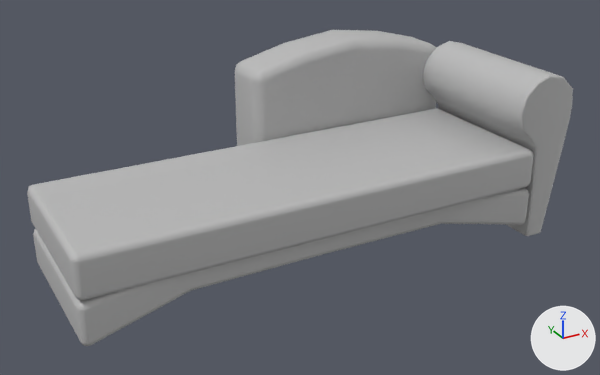
A saved change to the FBX model Assets/Models/Objects/ShrinkingObjects/Sofa3_4EDT.fbx.
Camera for both pictures: a 50 mm camera at (-0.0598, -0.0972, 0.0682) aimed at (0.0031, 0.0172, 0.011). Lighting does not change. The marker at lower right points along +X, +Y and +Z. Both versions are drawn at full value of the shape key 'Sofa2Upper2' of 'Sofa2Upper'; the numbers are the values there. Vertices at the same position are counted once.

Names of what the first picture shows: 'Sofa2RexEdt', 'Sofa2Upper', 'Sofa2Upper1', 'sofaArmFloat'.
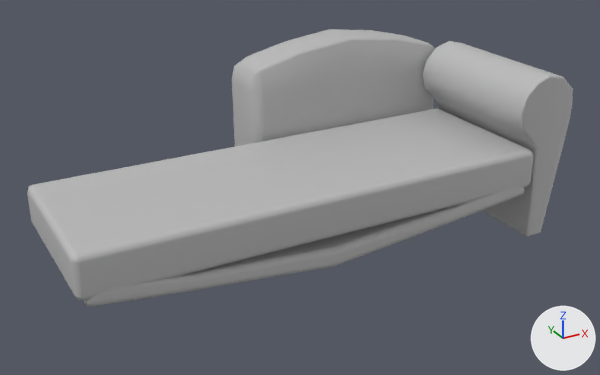
Location of each change, (x1, y1, x2, y2) in pixels of the pictures (600 x 375 px):
'Sofa2RexEdt', reshaped
    before: (235, 30, 436, 146)
    after: (232, 29, 435, 146)
'Sofa2Upper', reshaped
    before: (33, 188, 529, 346)
    after: (83, 186, 525, 306)

Patch to the scene script:
```diff
--- a/Assets/Models/Objects/ShrinkingObjects/Sofa3_4EDT.fbx.py
+++ b/Assets/Models/Objects/ShrinkingObjects/Sofa3_4EDT.fbx.py
@@ me_mesh @@
 # used by ob_sofa2rexedt; parent = ob_sofa2; location = (0.0, 0.0, 0.0)
-me_mesh.from_pydata(...)  # 92 vertices, 90 faces; spans x 0.0..4.04, y 0.0..3.26, z -3.78..-2.74
+me_mesh.from_pydata(...)  # 110 vertices, 108 faces; spans x 0.0..4.04, y 0.0..3.25, z -3.9..-2.81
+# me_mesh part 1: the whole mesh is rebuilt
 me_mesh.materials.append(mat_lambert1)
@@ me_mesh_001 @@
 # used by ob_sofa2upper; parent = ob_sofa2; location = (0.0, 0.0, 0.0)
-me_mesh_001.from_pydata(...)  # 111 vertices, 108 faces; spans x -4.0..4.0, y 0.24..1.1, z -2.76..0.0
+me_mesh_001.from_pydata(...)  # 111 vertices, 108 faces; spans x -3.89..3.89, y 0.44..1.21, z -2.76..0.0
+# me_mesh_001 part 2: 111 of 111 vertices moved; they spanned x -4.0..4.0, y 0.24..1.1, z -2.76..0.0 and now span x -3.89..3.89, y 0.44..1.21, z -2.76..0.0; mean shift (0.03, 0.24, -0.01); largest move (-3.89, 0.24, -0.11) -> (-3.78, 0.84, -0.11)
 me_mesh_001.materials.append(mat_lambert1)
```
